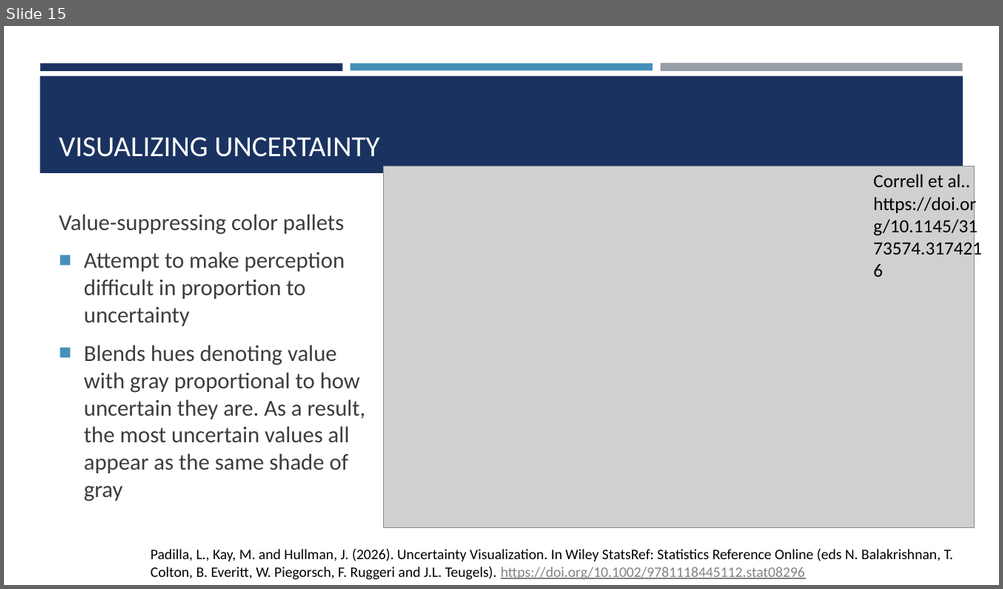
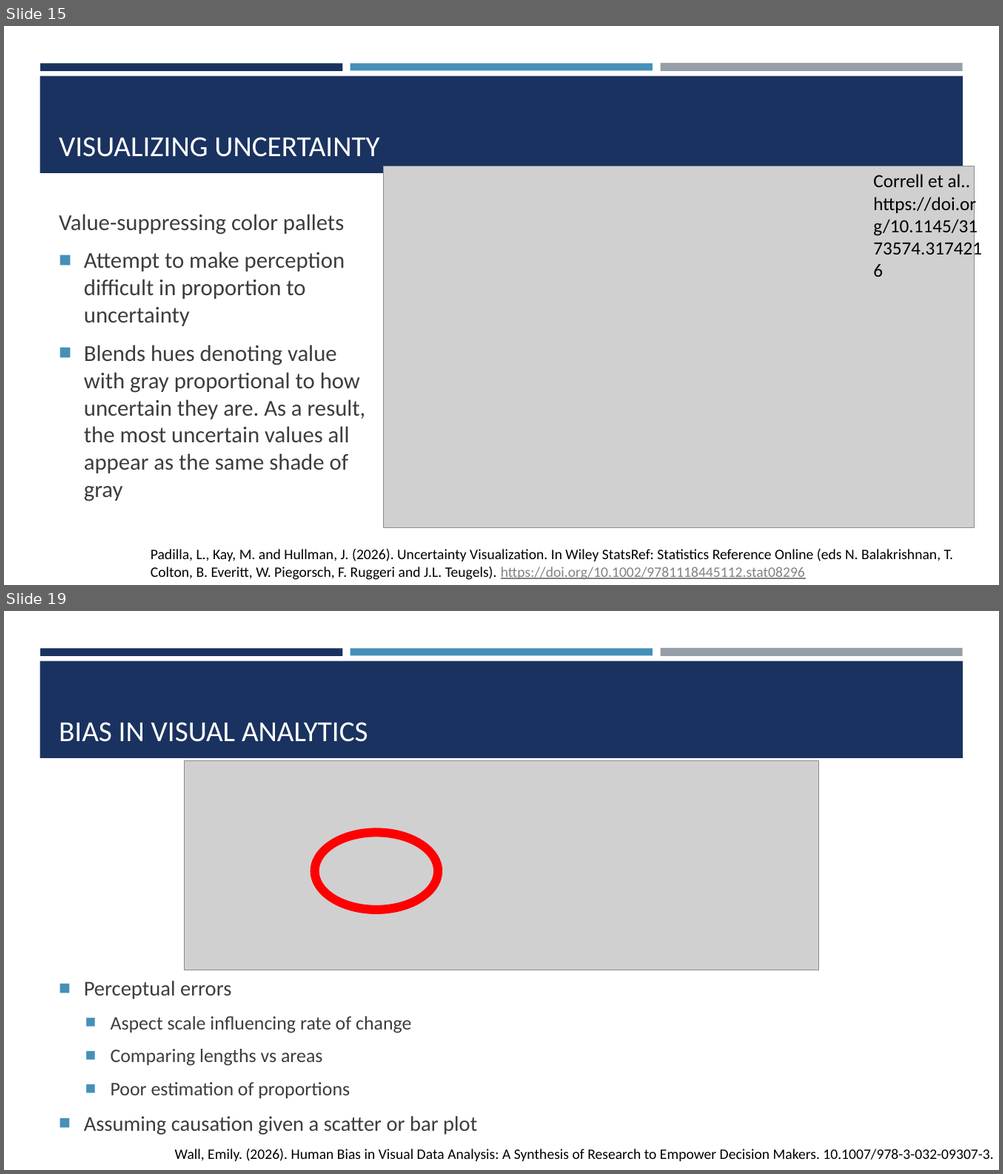
Before and after one commit to amosca01/SDS-CSC235, a slide deck: slides/11-uncertainty-bias.pptx. Shown one above the other, each under a label of ours: slide 15 before the commit, slides 15 and 19 after it; the slides between them are not shown. The pictures are 1003x589 and 1003x1174 pixels, drawn with LibreOffice and Linux fonts; fonts in the diff are those of the drawing; grey boxes stand for pictures. Boxes give left, top, right and bottom in pixels: in the first picture for what was removed or moved away, otherwise in the second. Text is boxed around its words. In the diff, an @@ line names an element or a change of style, - is before the commit and + after.

```diff
--- a/slides/11-uncertainty-bias.pptx
+++ b/slides/11-uncertainty-bias.pptx
@@ slide 19 added at [4,611,999,1170], background #FFFFFF; not listed: 4 template elements that a slide beside it also shows @@
@@ title added at [59,722,368,742], 28 pt, text #FFFFFF @@
+BIAS IN VISUAL ANALYTICS
@@ picture added at [185,761,819,971] @@
@@ donut added at [310,828,442,914], fill #FF0000 @@
@@ text added at [84,981,477,1135], 18.5 pt, text #3D3D3D @@
+■ Perceptual errors
+  ■ Aspect scale influencing rate of change
+  ■ Comparing lengths vs areas
+  ■ Poor estimation of proportions
+■ Assuming causation given a scatter or bar plot
@@ text added at [175,1149,993,1162], 14 pt, text #000000 @@
+Wall, Emily. (2026). Human Bias in Visual Data Analysis: A Synthesis of Research to Empower Decision Makers. 10.1007/978-3-032-09307-3.
```
Also in this commit, not shown: 11 other slides added, 14 other files.
